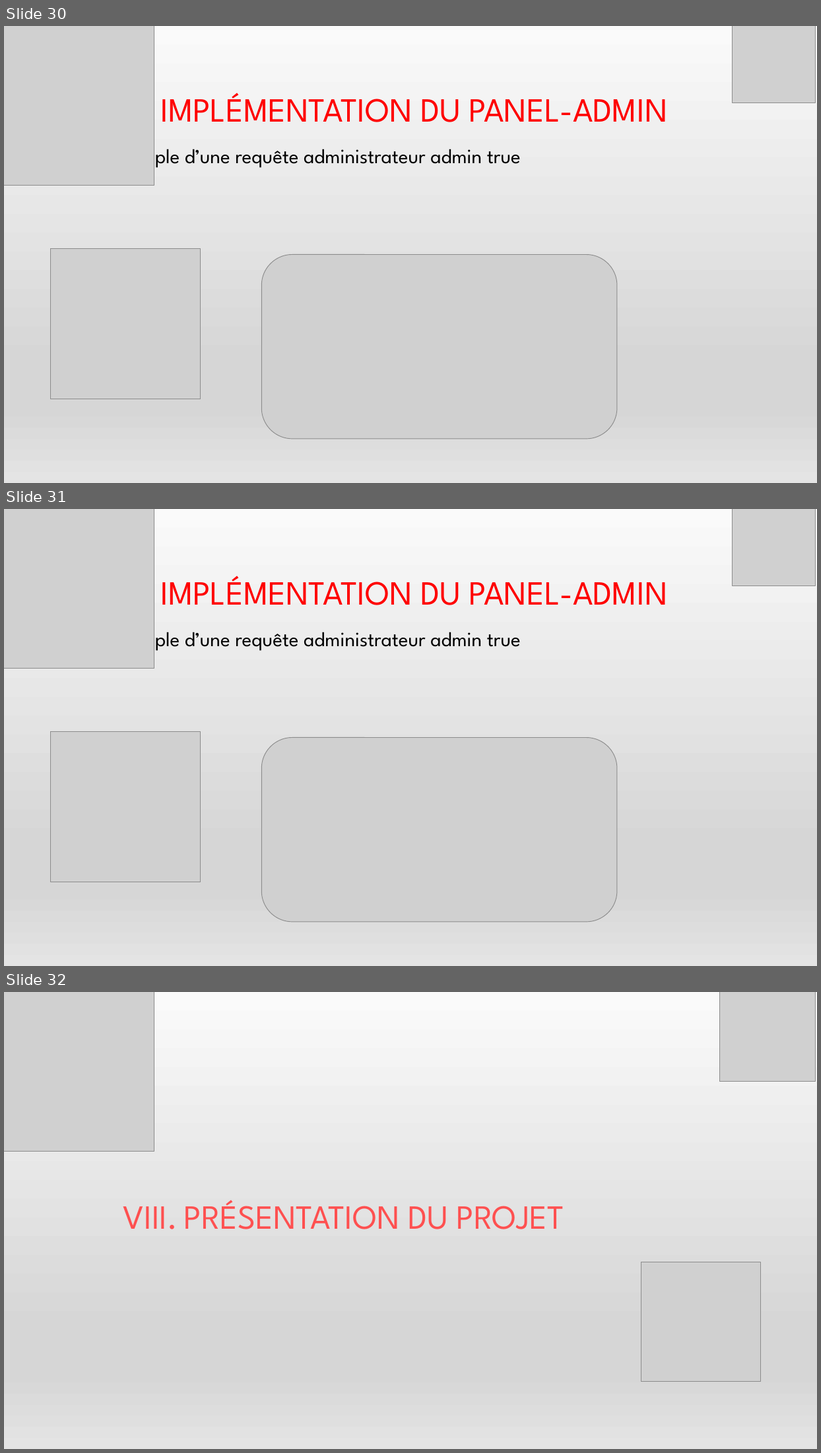
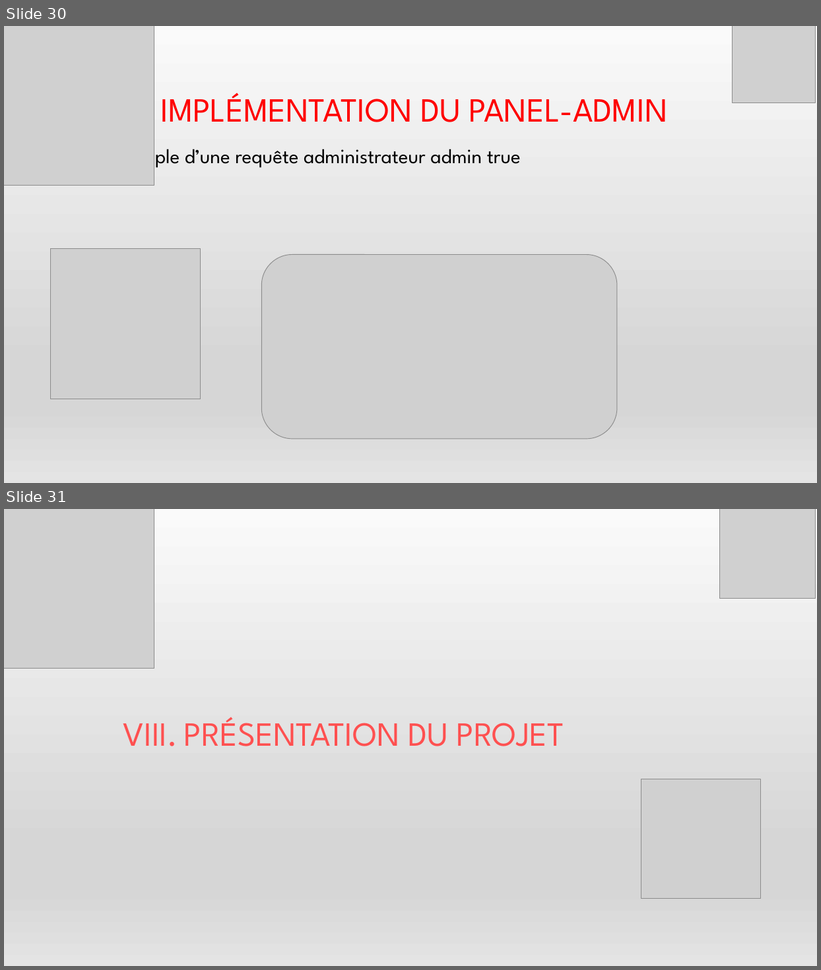
Before and after one commit to S-mkds/CDA-Dossiers-Professionnels, a slide deck: Présentation_Projet_Professionnel.pptx. Shown one above the other, each under a label of ours: slides 30, 31 and 32 before the commit, slides 30 and 31 after it. The pictures are 821x1453 and 821x970 pixels, drawn with LibreOffice and Linux fonts; fonts in the diff are those of the drawing; grey boxes stand for pictures. Boxes give left, top, right and bottom in pixels: in the first picture for what was removed or moved away, otherwise in the second. Text is boxed around its words. In the diff, an @@ line names an element or a change of style, - is before the commit and + after.

```diff
--- a/Présentation_Projet_Professionnel.pptx
+++ b/Présentation_Projet_Professionnel.pptx
@@ slide 31 removed at bbox=[4, 509, 817, 966], background gradient #F2F2F2 to #E7E6E6 to #FFFFFF to #D0CECE; not listed: 1 template element that a slide beside it also shows @@
@@ picture removed at bbox=[4, 509, 154, 669] @@
@@ picture removed at bbox=[733, 509, 816, 586] @@
@@ title removed at bbox=[160, 576, 668, 605] @@
-VII. IMPLÉMENTATION DU PANEL-ADMIN
@@ text removed at bbox=[110, 626, 521, 653] @@
-• Exemple d’une requête administrateur admin true
@@ picture removed at bbox=[50, 732, 201, 883] @@
@@ picture removed at bbox=[261, 738, 617, 922] @@
@@ what was slide 32 is now slide 31 @@
```
Also in this commit, not shown: 6 slides changed, 2 other files.
